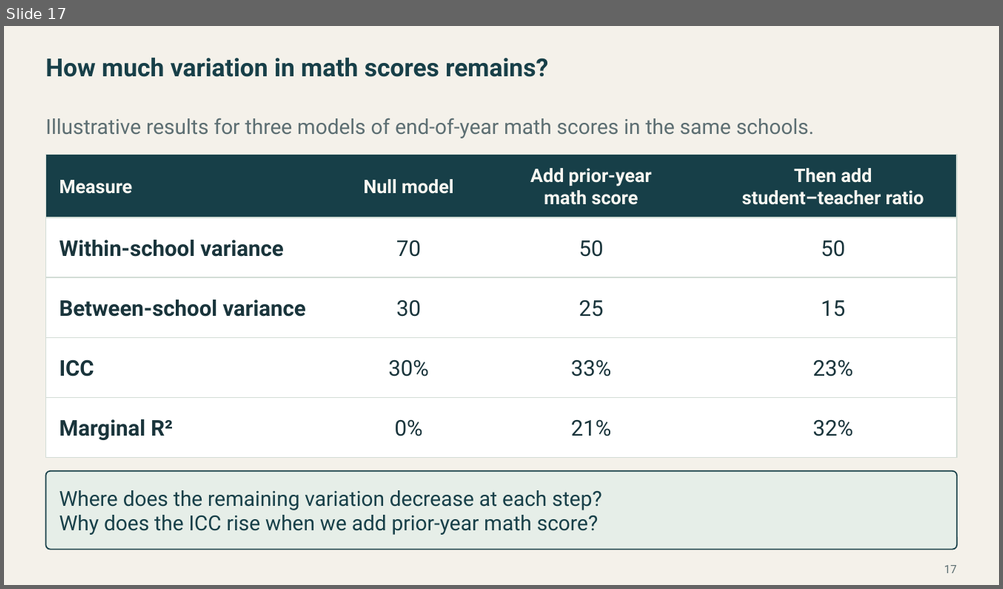
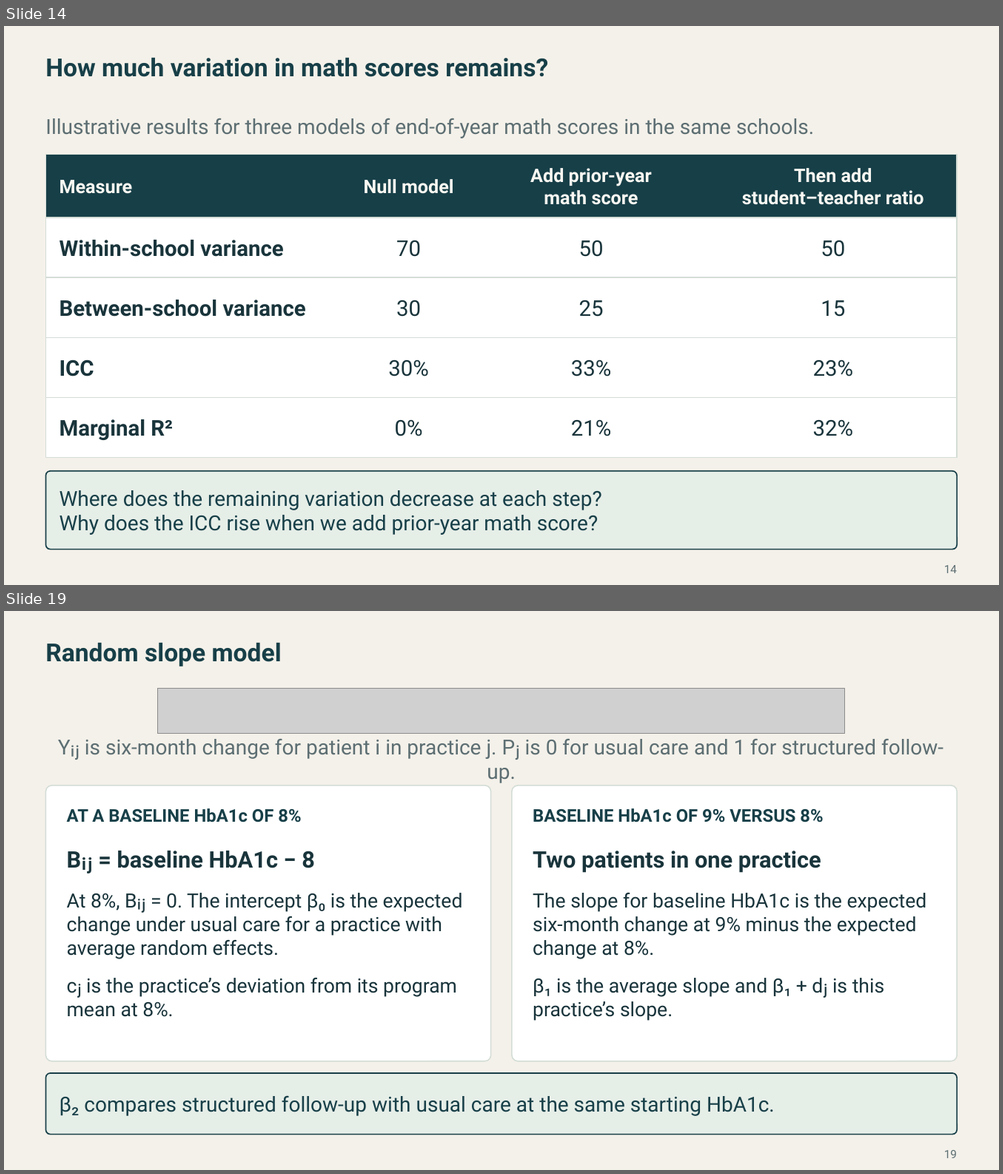
Before and after one commit to Postmus/BeyondMLR, a slide deck: lectures_2627/week3/Beyond_MLR_Week_3.pptx. Shown one above the other, each under a label of ours: slide 17 before the commit, slides 14 and 19 after it; the slides between them are not shown. The pictures are 1003x589 and 1003x1174 pixels, drawn with LibreOffice and Linux fonts; fonts in the diff are those of the drawing; grey boxes stand for pictures. Boxes give left, top, right and bottom in pixels: in the first picture for what was removed or moved away, otherwise in the second. Text is boxed around its words. In the diff, an @@ line names an element or a change of style, - is before the commit and + after.

Commit message:
Complete Week 3 lecture and add Chicago Airbnb Labs 5 and 6
Include the HbA1c case study, nested random effects analysis, and worked lab answers.

```diff
--- a/lectures_2627/week3/Beyond_MLR_Week_3.pptx
+++ b/lectures_2627/week3/Beyond_MLR_Week_3.pptx
@@ slide 19 added at (4,611,999,1170), background #F4F1EA @@
@@ text added at (45,642,282,667), 24 pt, text #173F48, bold @@
+Random slope model
@@ picture added at (158,689,844,733) @@
@@ text added at (58,738,943,783), 20 pt, text #5C6E72 @@
+Yᵢⱼ is six-month change for patient i in practice j. Pⱼ is 0 for usual care and 1 for structured follow-up.
@@ rounded rectangle added at (45,786,490,1062), fill #FFFFFF, outline #D3DDD6 1.1 pt @@
@@ rounded rectangle added at (512,786,956,1062), fill #FFFFFF, outline #D3DDD6 1.1 pt @@
@@ text added at (67,809,301,823), 17 pt, text #173F48, bold @@
+AT A BASELINE HbA1c OF 8%
@@ text added at (532,809,822,823), 17 pt, text #173F48, bold @@
+BASELINE HbA1c OF 9% VERSUS 8%
@@ text added at (67,851,315,874), 22 pt, text #19343B, bold @@
+Bᵢⱼ = baseline HbA1c − 8
@@ text added at (532,851,821,873), 22 pt, text #19343B, bold @@
+Two patients in one practice
@@ text added at (67,893,463,960), 19 pt, text #19343B @@
+At 8%, Bᵢⱼ = 0. The intercept β₀ is the expected change under usual care for a practice with average random effects.
@@ text added at (532,892,927,960), 19 pt, text #19343B @@
+The slope for baseline HbA1c is the expected six-month change at 9% minus the expected change at 8%.
@@ text added at (67,977,457,1017), 19 pt, text #19343B @@
+cⱼ is the practice’s deviation from its program mean at 8%.
@@ text added at (532,978,884,1021), 19 pt, text #19343B @@
+β₁ is the average slope and β₁ + dⱼ is this practice’s slope.
@@ rounded rectangle added at (45,1073,957,1135), fill #E6EEE8, outline #173F48 1.2 pt @@
@@ text added at (60,1096,774,1116), 20 pt, text #173F48 @@
+β₂ compares structured follow-up with usual care at the same starting HbA1c.
@@ page number added at (944,1150,956,1159), 11 pt, text #5C6E72 @@
+19
@@ what was slide 17 is now slide 14 @@
@@ page number at (944,565,956,574): text changed @@
-17
+14
```
Also in this commit, not shown: 1 slide changed, 19 other slides added, 4 slides removed, 36 other files.
